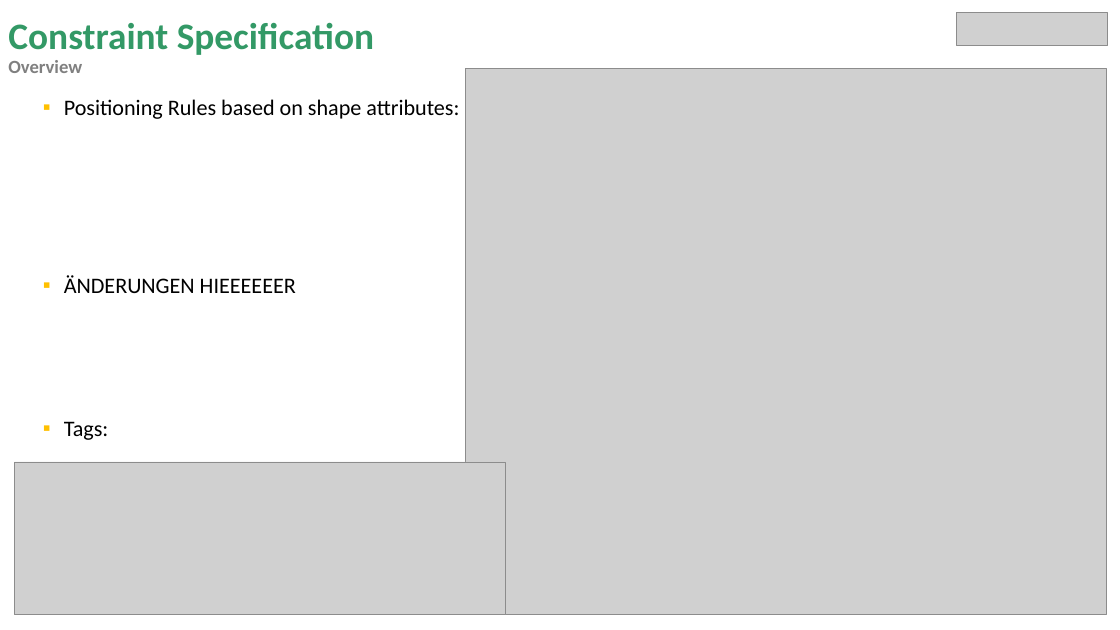
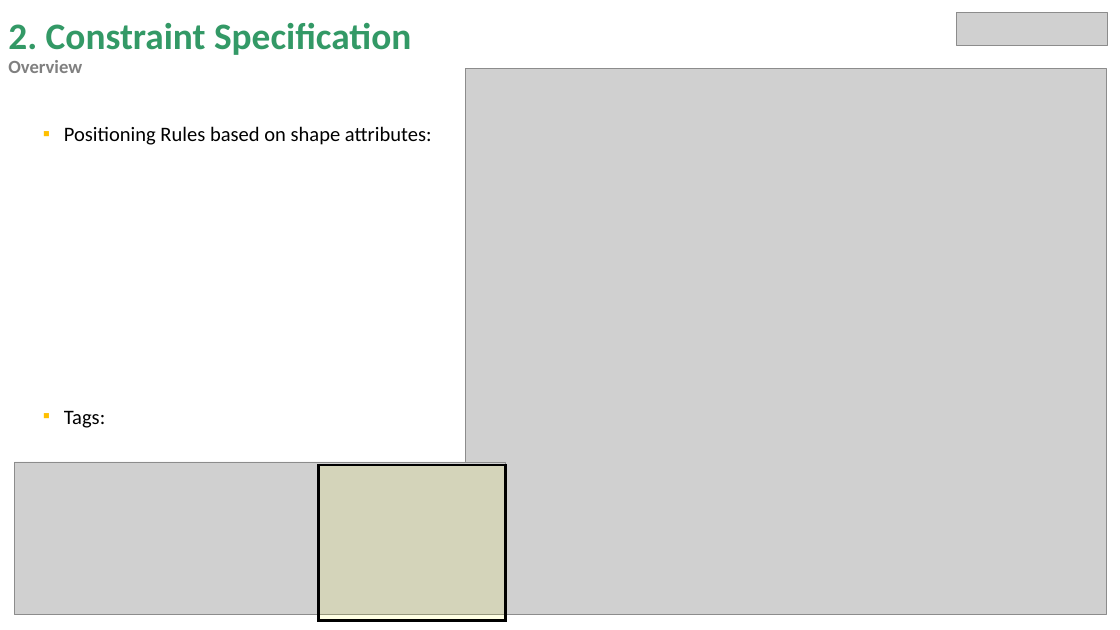
Before and after one commit to miguelrk/tum-mw-bachelorarbeit, a slide deck: slide 7 of 3 Entwicklungsphase/weekly_meeting_14.pptx (slide 5 before the commit). Drawn at 1120x630 pixels with LibreOffice and Linux fonts; fonts in the diff are those of the drawing; grey boxes stand for pictures. Boxes give left, top, right and bottom in pixels: in the first picture for what was removed or moved away, otherwise in the second. Text is boxed around its words. In the diff, an @@ line names an element or a change of style, - is before the commit and + after.

```diff
--- a/3 Entwicklungsphase/weekly_meeting_14.pptx
+++ b/3 Entwicklungsphase/weekly_meeting_14.pptx
@@ title at [8, 23, 411, 73]: text changed @@
-Constraint Specification
-Overview
+2. Constraint Specification
+Overview
@@ text "Positioning Rules based on shape ...": place and size @@
-text "Positioning Rules based on shape ..." at [64, 99, 459, 440]
+text "Positioning Rules based on shape ..." at [64, 126, 432, 428]
@@ text "Positioning Rules based on shape ..." at [64, 126, 432, 428]: size 19 to 17.6 pt; line spacing 0.9 to 0.8 @@
@@ text at [64, 275, 296, 293]: paragraph removed @@
-▪ ÄNDERUNGEN HIEEEEEER
@@ rectangle added at [318, 465, 506, 621], fill #FFFF00 at 10% opacity, outline #000000 2.25 pt @@
```
Also in this commit, not shown: 5 other slides changed, 4 slides added, 1 slide removed, 20 other files.
